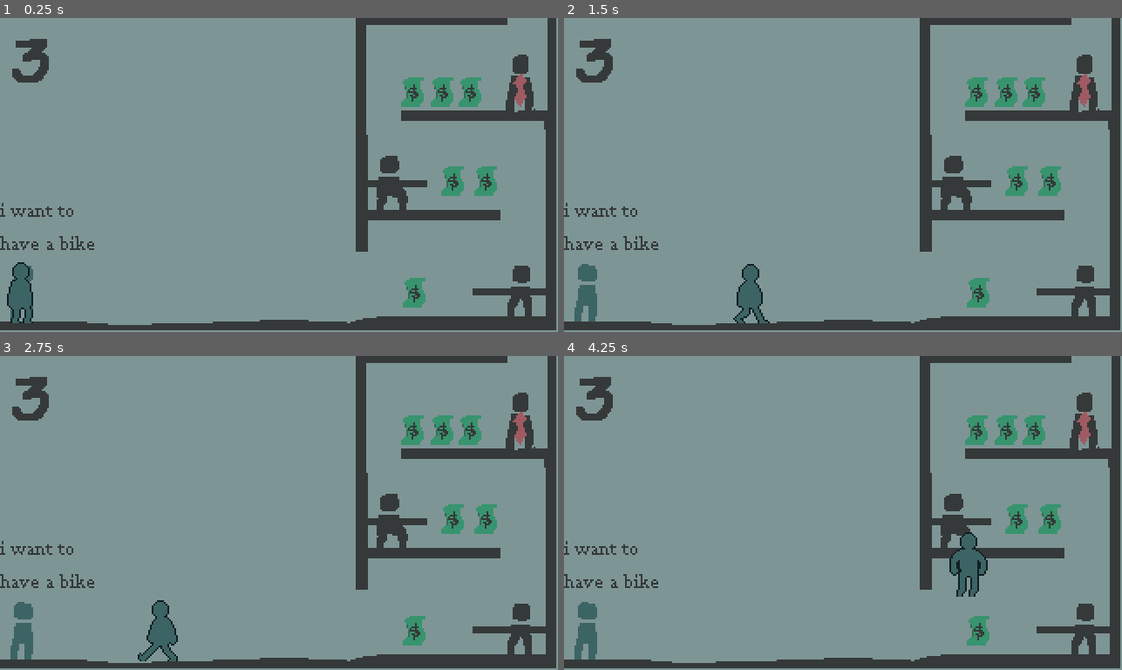
Above: before the commit, frames 1-4 (two rows, left to right).
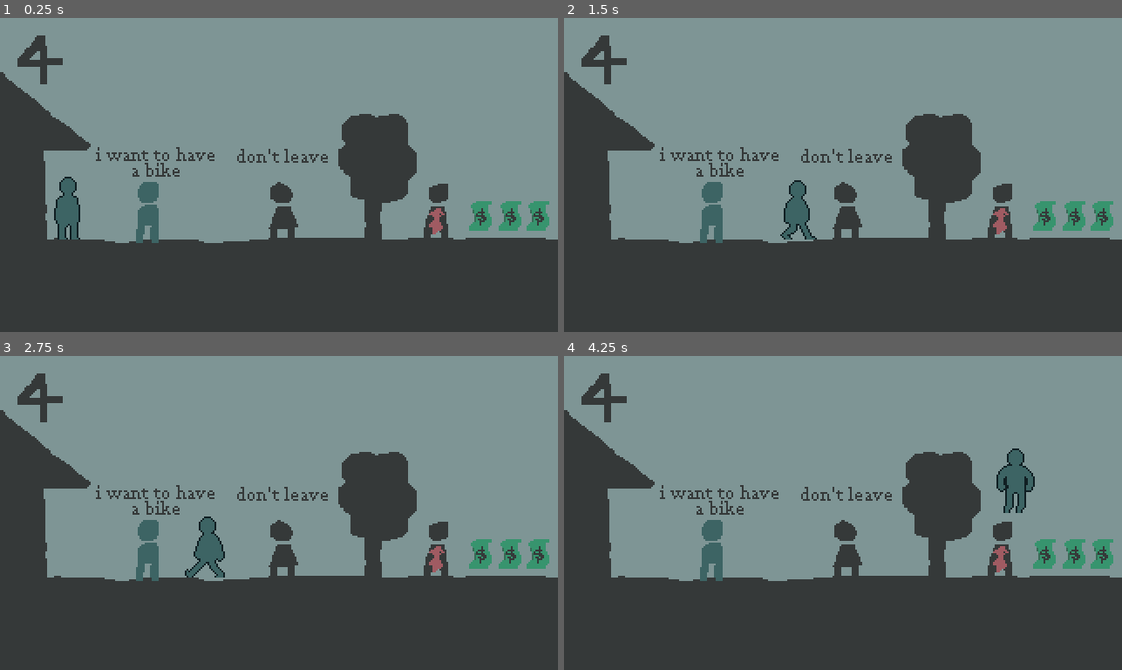
Above: after the commit, the same moments.

Repository: aloefflerj/ldjam58
Game: Godot game, scene res://scenes/phase_three.tscn
The game is run twice, just before and just after one commit, with the same random seed, the same clock (stepped at 60 frames per second) and the same inputs. This scene is started directly instead of the project's main scene.
Inputs:
- Up to frame 1 (0.25 s): no input
- Up to frame 2 (1.5 s): hold D (right) from 0.53 s (still down); tap Up (jump) at 0.77 s
- Up to frame 3 (2.75 s): tap Up (jump) at 1.52 s; release D (right) at 2.03 s; hold A (left) from 2.03 s (still down)
- Up to frame 4 (4.25 s): release A (left) at 2.78 s; hold D (right) from 2.78 s (still down); tap Up (jump) at 3.02, 3.77 s

The runs differ from the first frame. In frame 1, 42% of the frame differs, in the area x 0-100%, y 0-100%; in frame 2, 42%; in frame 3, 42%; in frame 4, 42%.

Commit message:
feat: adds level 3 sprite

Diff:
--- a/scenes/phase_three.tscn
+++ b/scenes/phase_three.tscn
@@ -13,11 +13,11 @@
 [node name="phase_three" type="Node2D"]
 
 [node name="Sprite2D" type="Sprite2D" parent="."]
-position = Vector2(159, 89)
+position = Vector2(160, -90)
 texture = ExtResource("1_etcbv")
 
 [node name="Ground" type="Sprite2D" parent="."]
-position = Vector2(-26, 152)
+position = Vector2(-26, 125)
 
 [node name="StaticBody2D" type="StaticBody2D" parent="Ground"]
 
@@ -38,7 +38,7 @@
 shape = SubResource("SegmentShape2D_qg70y")
 
 [node name="Player" parent="." instance=ExtResource("2_cd8kx")]
-position = Vector2(12, 158)
+position = Vector2(14, 119)
 phase_path = "res://scenes/phase_four.tscn"
 
 [node name="Phase End" type="Area2D" parent="."]
Binary file changed: assets/Placeholder/Levels/level_3.png
